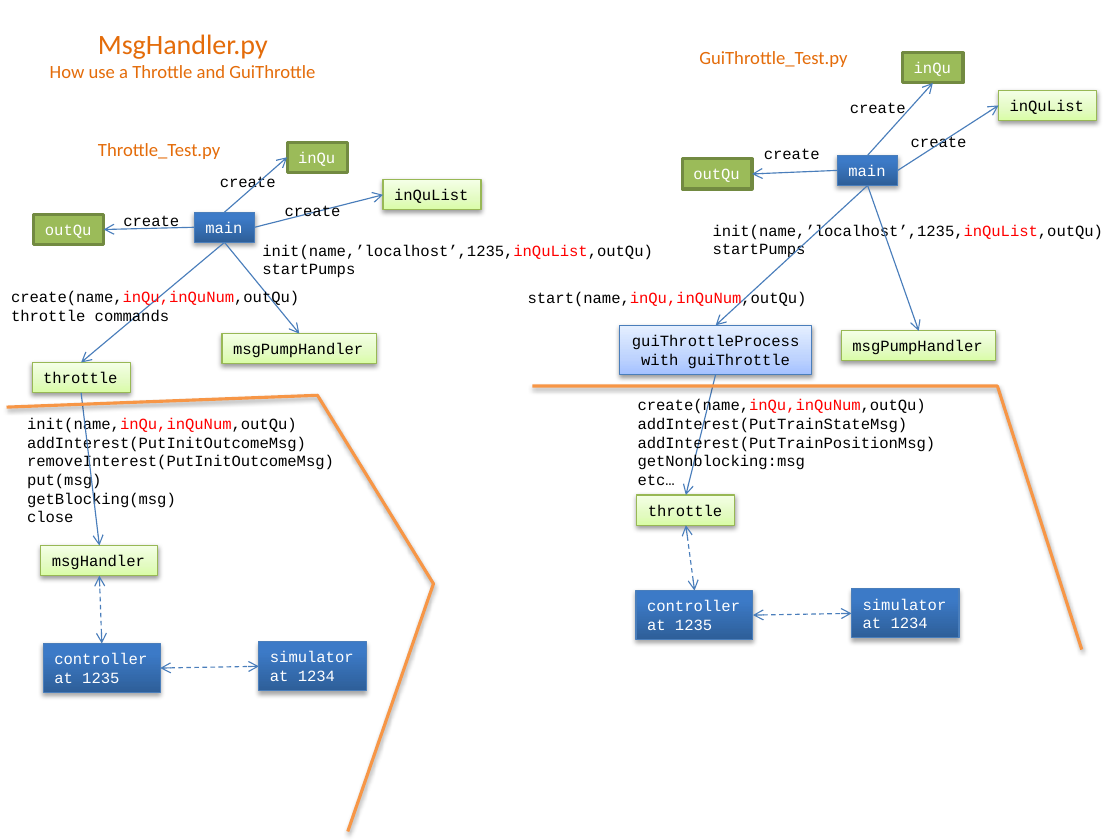
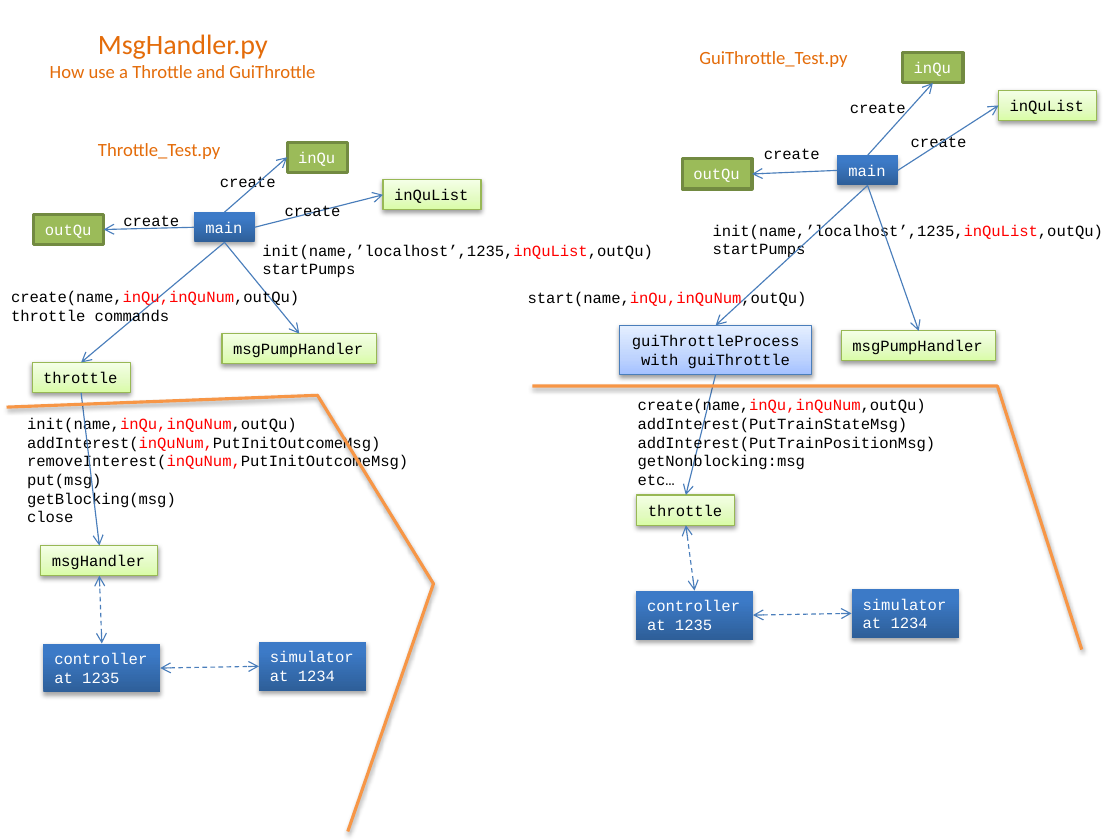
Before and after one commit to mlozborne/motin, a slide deck: slide 6 of Scripting/ScriptingDocumenation/DesignDiagrams.pptx. Drawn at 1120x840 pixels with LibreOffice and Linux fonts; fonts in the diff are those of the drawing. Boxes give left, top, right and bottom in pixels: in the first picture for what was removed or moved away, otherwise in the second. Text is boxed around its words. In the diff, an @@ line names an element or a change of style, - is before the commit and + after.

```diff
--- a/Scripting/ScriptingDocumenation/DesignDiagrams.pptx
+++ b/Scripting/ScriptingDocumenation/DesignDiagrams.pptx
@@ text at (x1=27, y1=436, x2=408, y2=472): text changed @@
-addInterest(PutInitOutcomeMsg)
-removeInterest(PutInitOutcomeMsg)
+addInterest(inQuNum,PutInitOutcomeMsg)
+removeInterest(inQuNum,PutInitOutcomeMsg)
```
Also in this commit, not shown: 7 other slides changed, 4 other files.
